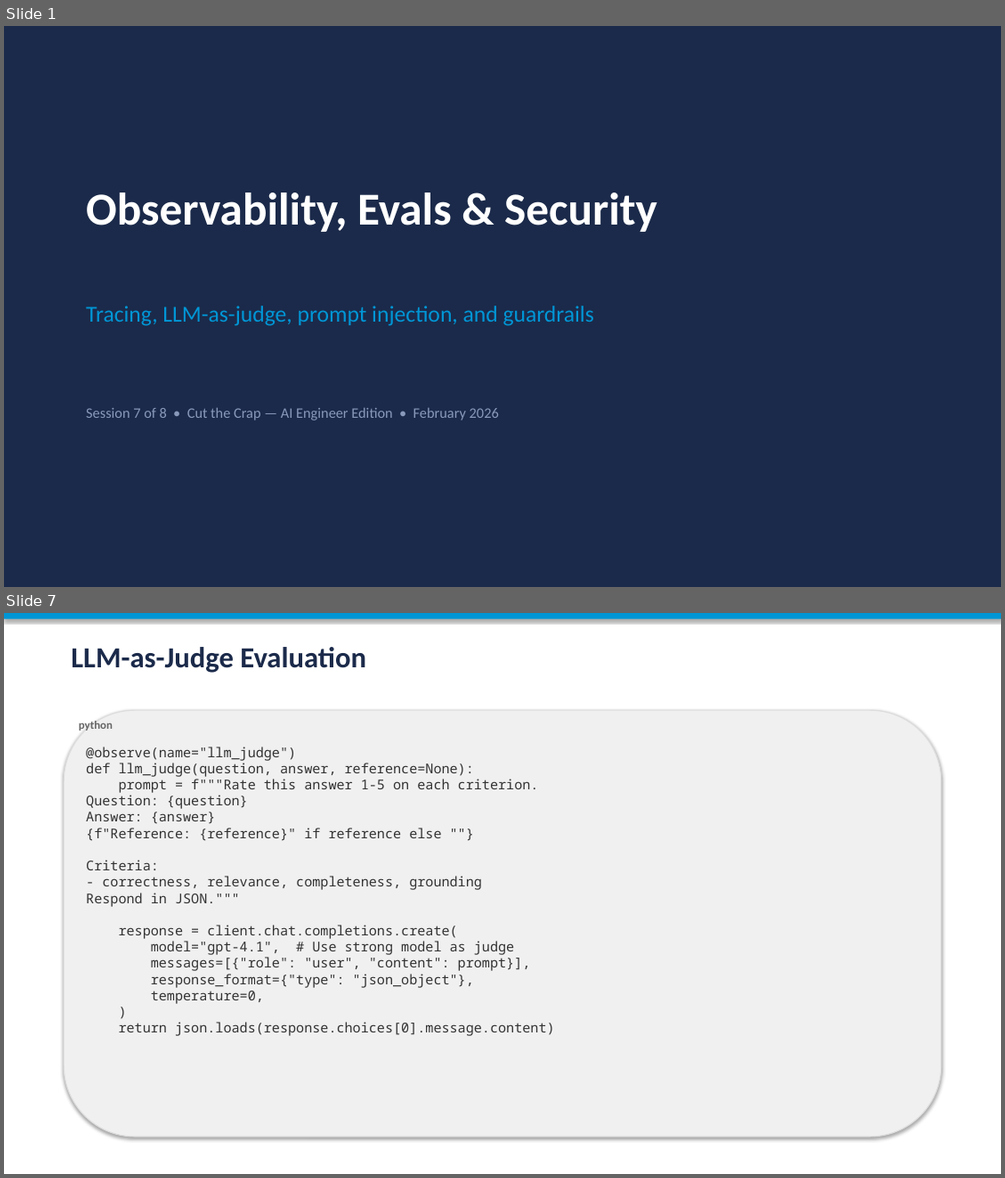
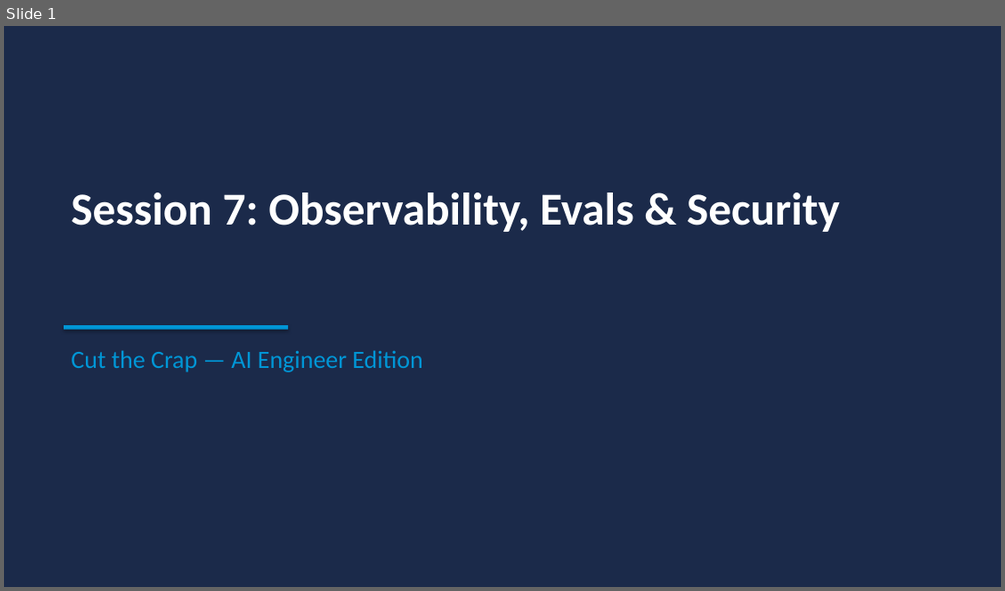
Before and after one commit to toroleapinc/cut-the-crap, a slide deck: developer/session-7/session-7-observability-security.pptx. Shown one above the other, each under a label of ours: slides 1 and 7 before the commit, slide 1 after it; the slides between them are not shown. The pictures are 1005x1178 and 1005x591 pixels, drawn with LibreOffice and Linux fonts; fonts in the diff are those of the drawing. Boxes give left, top, right and bottom in pixels: in the first picture for what was removed or moved away, otherwise in the second. Text is boxed around its words. In the diff, an @@ line names an element or a change of style, - is before the commit and + after.

```diff
--- a/developer/session-7/session-7-observability-security.pptx
+++ b/developer/session-7/session-7-observability-security.pptx
@@ slide 7 removed at (4,613,1001,1174), background #FFFFFF @@
@@ rectangle removed at (4,613,1001,619) @@
@@ text removed at (71,647,366,673) @@
-LLM-as-Judge Evaluation
@@ rounded rectangle removed at (64,710,941,1136) @@
@@ text removed at (79,721,113,730) @@
-python
@@ text removed at (86,747,555,1036) @@
-@observe(name="llm_judge")
-def llm_judge(question, answer, reference=None):
-prompt = f"""Rate this answer 1-5 on each criterion.
-Question: {question}
-Answer: {answer}
-{f"Reference: {reference}" if reference else ""}
-Criteria:
-- correctness, relevance, completeness, grounding
-Respond in JSON."""
-response = client.chat.completions.create(
-model="gpt-4.1", # Use strong model as judge
-messages=[{"role": "user", "content": prompt}],
-response_format={"type": "json_object"},
-temperature=0,
-)
-return json.loads(response.choices[0].message.content)
@@ slide 1 changed as well @@
@@ text at (71,192,840,232): text changed @@
-Observability, Evals & Security
+Session 7: Observability, Evals & Security
@@ text removed at (86,305,594,326) @@
-Tracing, LLM-as-judge, prompt injection, and guardrails
@@ rectangle added at (64,325,288,329), fill #0096D6 @@
@@ text at (71,350,422,372): text changed; size 14 to 24 pt; text colour #8899BB to #0096D6 @@
-Session 7 of 8 • Cut the Crap — AI Engineer Edition • February 2026
+Cut the Crap — AI Engineer Edition
```
Also in this commit, not shown: 12 slides added, 11 other slides removed, 7 other files.
